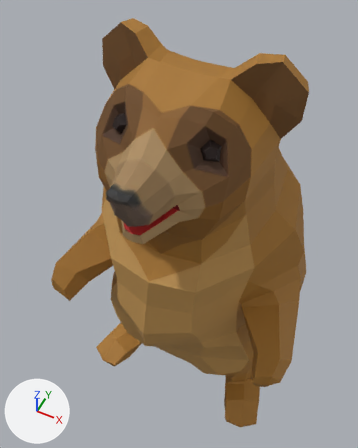
One commit to the FBX model Assets/Models/Bear/BearCub@RISE_01.FBX: the scene before it, then after it.
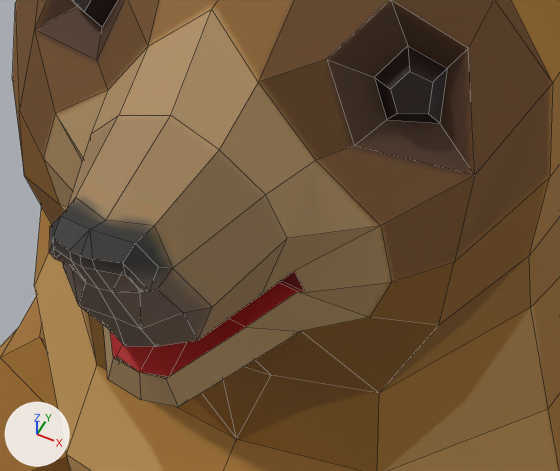
Each version appears first whole from a camera (50 mm lens) standing at (0.705, -1.538, 3.345) and looking at (-0.112, 0.096, 1.302), and next in a close-up on the part from 26% to 71% of the width and 28% to 59% of the height. Arrows for +X, +Y and +Z are at lower left; the lights stay in place. The close-ups show mesh edges as thin lines. Where no turn or scale is listed for an object, it has been applied to the vertices.

The first close-up shows 'BearCub'.
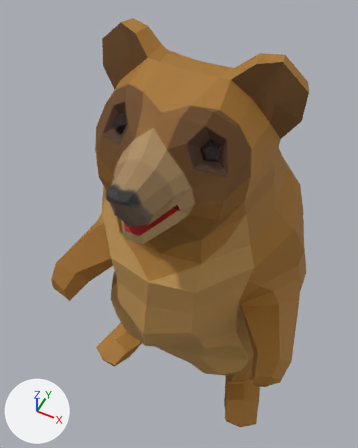
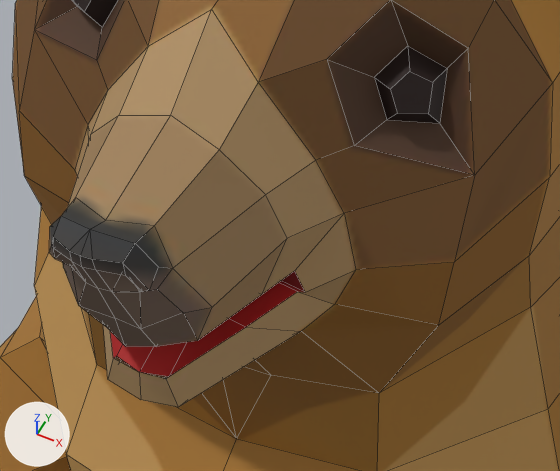
The change, as a diff of the scene's bpy script:
```diff
--- a/Assets/Models/Bear/BearCub@RISE_01.FBX.py
+++ b/Assets/Models/Bear/BearCub@RISE_01.FBX.py
@@ me_mesh @@
 me_mesh.from_pydata(...)  # 562 vertices, 578 faces; spans x -0.7..0.7, y -0.6..0.63, z -0.05..2.43
 # used by ob_bearcub; location = (0.0, 0.0, 0.0)
 # before: 162 (-0.2, -0.34, 2.07) at pixel (55, 113), 179 (-0.22, -0.35, 2.01) at pixel (43, 158), 180 (-0.2, -0.36, 1.95) at pixel (59, 204)
 # before: 481 (0.2, -0.34, 2.07) at pixel (380, 225), 498 (0.22, -0.35, 2.01) at pixel (391, 282), 499 (0.2, -0.36, 1.95) at pixel (369, 317)
+# me_mesh part 1
+for i in [162, 179, 180]: me_mesh.vertices[i].co += Vector((0.04, 0.0, 0.0))
+# me_mesh part 2
+for i in [481, 498, 499]: me_mesh.vertices[i].co += Vector((-0.04, 0.0, 0.0))
 me_mesh.materials.append(mat_bear_01)
```

What differs and where, as boxes (x1, y1, x2, y2) in the close-ups (560 x 471 px; the box of a moved part takes in the faces that stretch with it):
part 1 of me_mesh, moved or reshaped: (19, 30, 108, 224) in both
part 2 of me_mesh, moved or reshaped: (247, 146, 475, 393) in both
